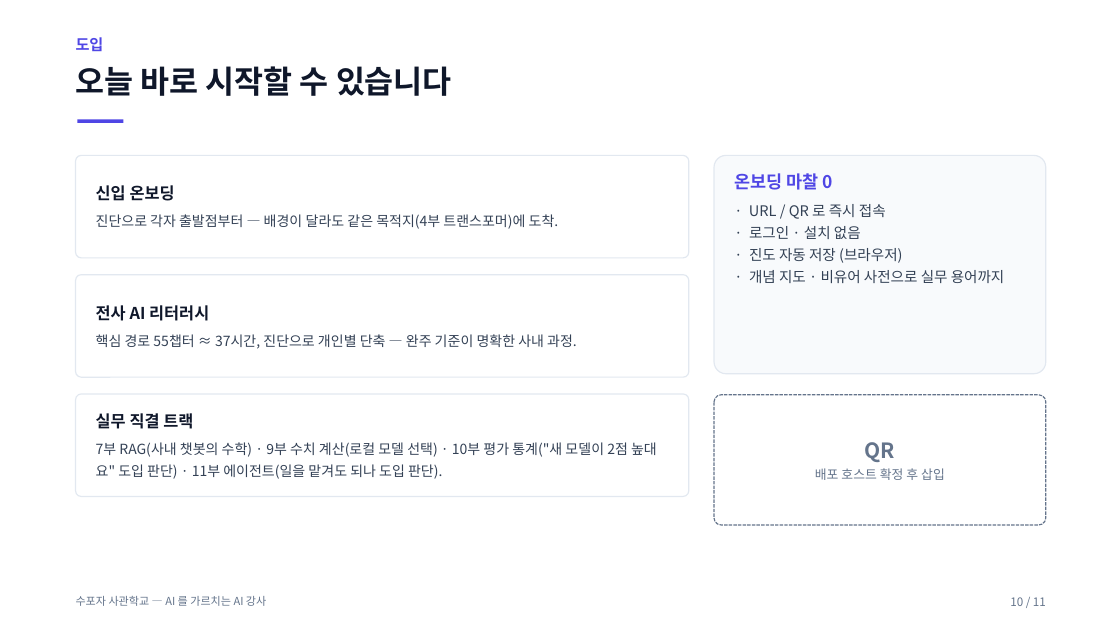
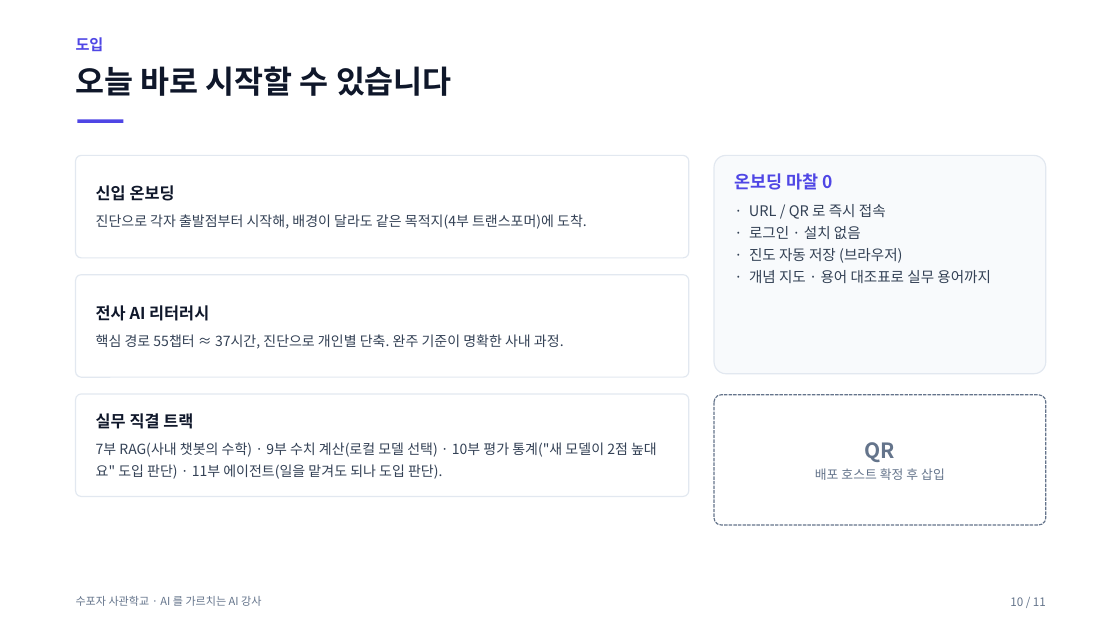
Before and after one commit to jiyupapa/math-platform, a slide deck: slide 10 of docs/hackathon/11_pitch_deck.pptx. Drawn at 1120x630 pixels with LibreOffice and Linux fonts; fonts in the diff are those of the drawing. Boxes give left, top, right and bottom in pixels: in the first picture for what was removed or moved away, otherwise in the second. Text is boxed around its words. In the diff, an @@ line names an element or a change of style, - is before the commit and + after.

```diff
--- a/docs/hackathon/11_pitch_deck.pptx
+++ b/docs/hackathon/11_pitch_deck.pptx
@@ text in rounded rectangle at (96, 214, 587, 229): text changed @@
-진단으로 각자 출발점부터 — 배경이 달라도 같은 목적지(4부 트랜스포머)에 도착.
+진단으로 각자 출발점부터 시작해, 배경이 달라도 같은 목적지(4부 트랜스포머)에 도착.
@@ text in rounded rectangle at (749, 270, 991, 283): text changed @@
-· 개념 지도 · 비유어 사전으로 실무 용어까지
+· 개념 지도 · 용어 대조표로 실무 용어까지
@@ text in rounded rectangle at (96, 334, 564, 349): text changed @@
-핵심 경로 55챕터 ≈ 37시간, 진단으로 개인별 단축 — 완주 기준이 명확한 사내 과정.
+핵심 경로 55챕터 ≈ 37시간, 진단으로 개인별 단축. 완주 기준이 명확한 사내 과정.
@@ text at (76, 596, 261, 606): text changed @@
-수포자 사관학교 — AI 를 가르치는 AI 강사
+수포자 사관학교 · AI 를 가르치는 AI 강사
```
Also in this commit, not shown: 10 other slides changed, 39 other files.
